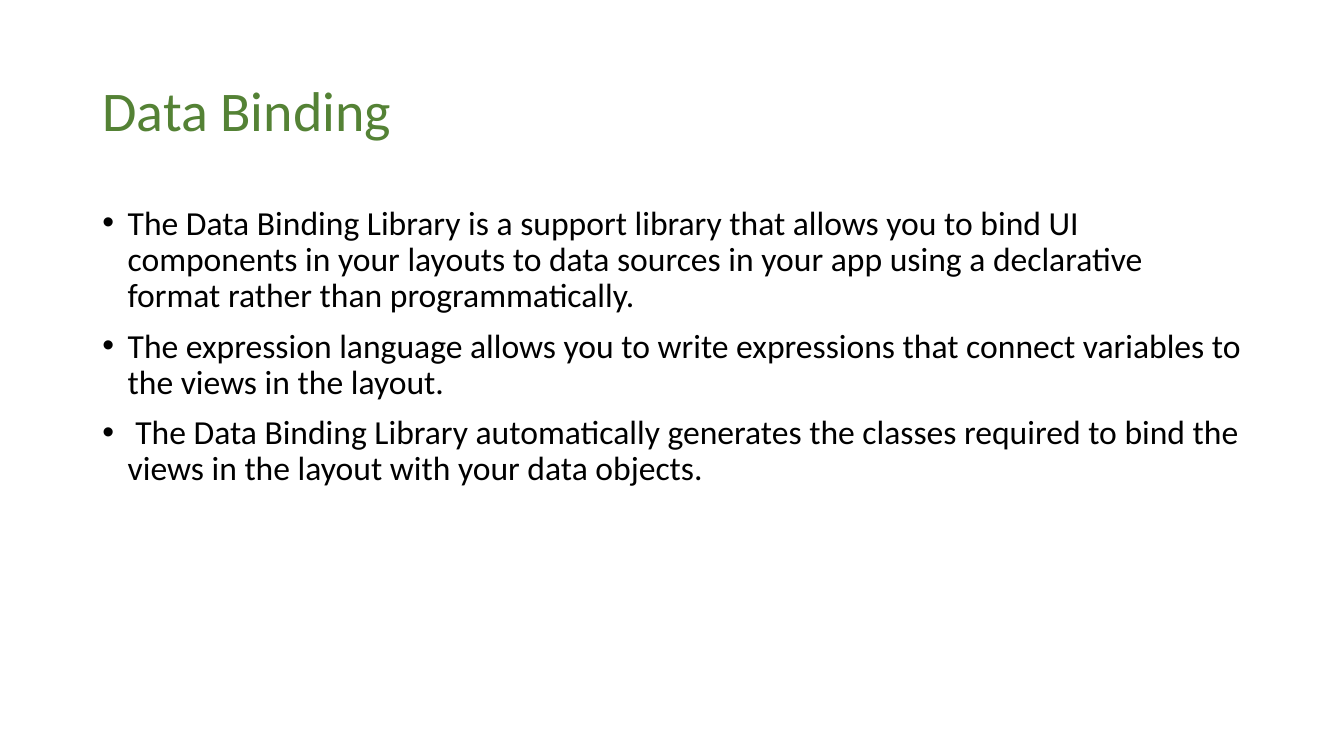
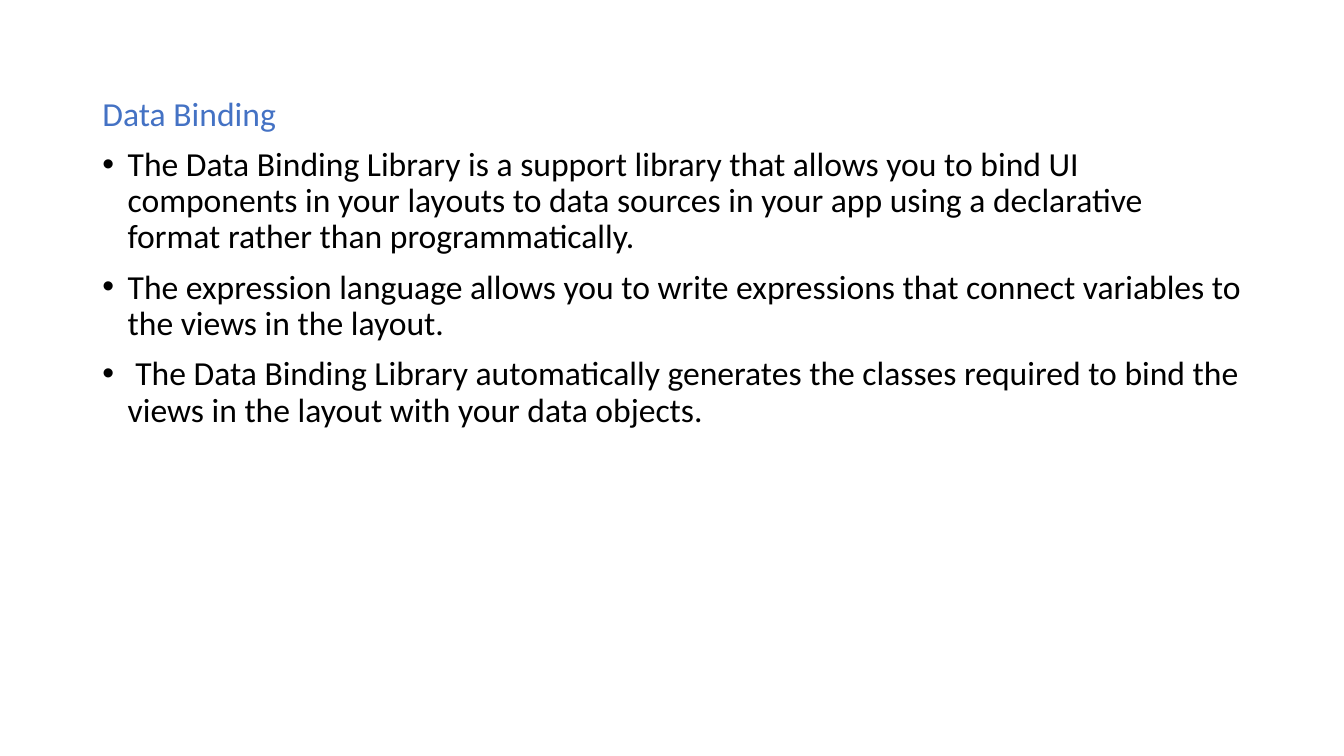
Before and after one commit to chandragithub2014/KotlinTemplates, a slide deck: slide 8 of USBank/USBank_Architecture_Android.pptx (slide 14 before the commit). Drawn at 1344x756 pixels with LibreOffice and Linux fonts; fonts in the diff are those of the drawing. Boxes give left, top, right and bottom in pixels: in the first picture for what was removed or moved away, otherwise in the second. Text is boxed around its words. In the diff, an @@ line names an element or a change of style, - is before the commit and + after.

```diff
--- a/USBank/USBank_Architecture_Android.pptx
+++ b/USBank/USBank_Architecture_Android.pptx
@@ text "Data Binding": place and size @@
-text "Data Binding" at [128, 211, 1241, 486]
+text "Data Binding" at [102, 102, 1241, 428]
@@ text at [102, 102, 275, 132]: paragraph added @@
+Data Binding
@@ title removed at [102, 92, 392, 141] @@
-Data Binding
```
Also in this commit, not shown: 8 other slides changed, 2 slides added, 20 slides removed, 5 other files.
